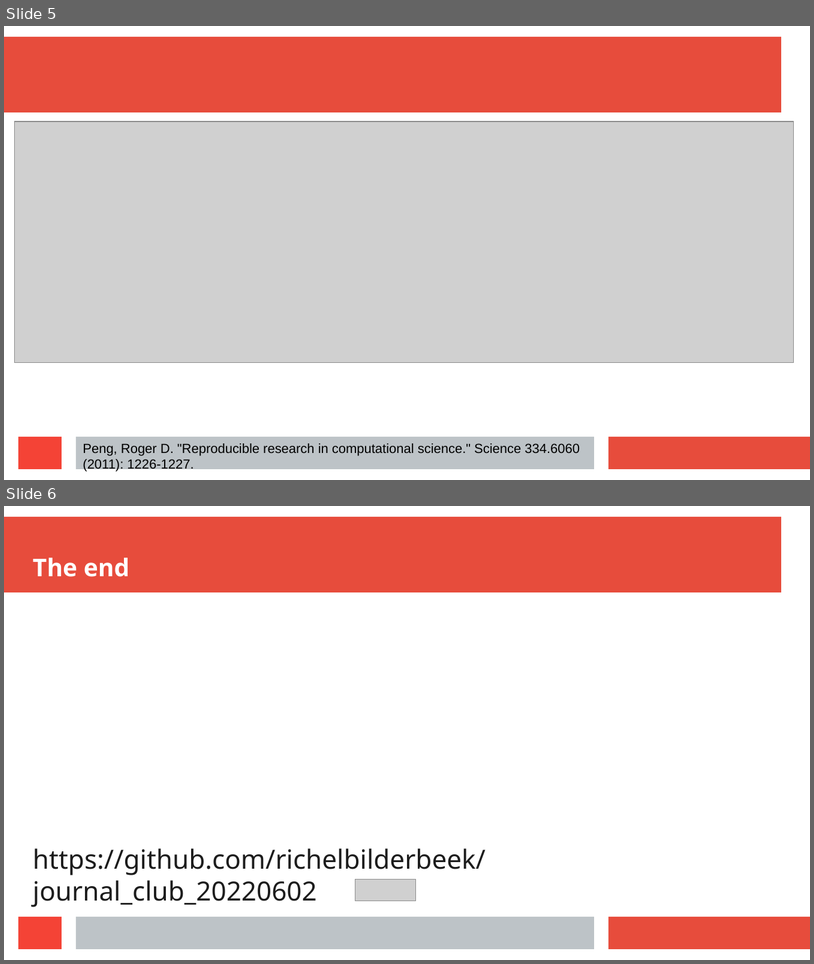
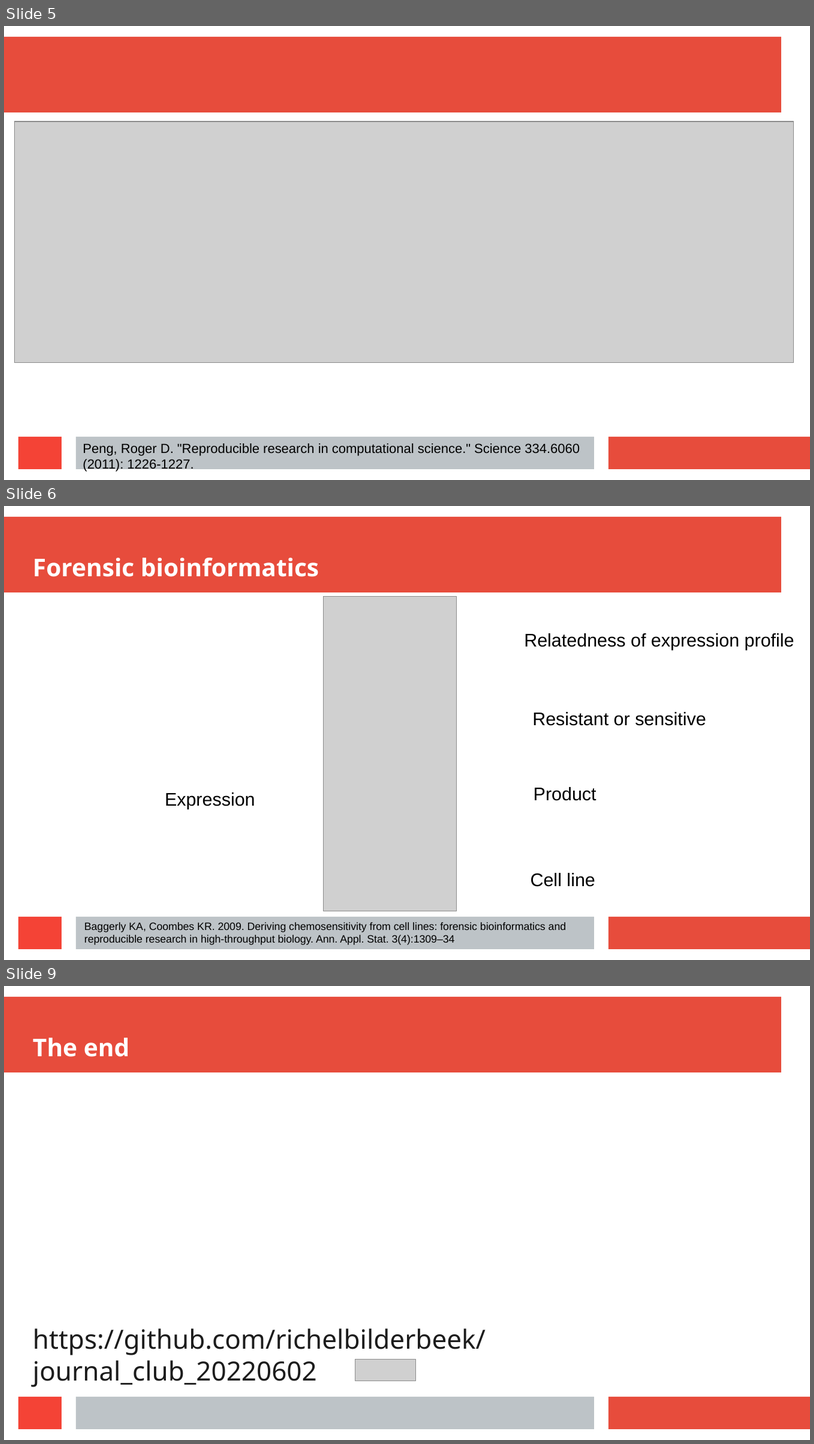
Before and after one commit to richelbilderbeek/journal_club_20220602, a slide deck: journal_club_20220602.odp. Shown one above the other, each under a label of ours: slides 5 and 6 before the commit, slides 5, 6 and 9 after it; the slides between them are not shown. The pictures are 814x964 and 814x1444 pixels, drawn with LibreOffice and Linux fonts; fonts in the diff are those of the drawing; grey boxes stand for pictures. Boxes give left, top, right and bottom in pixels: in the first picture for what was removed or moved away, otherwise in the second. Text is boxed around its words. In the diff, an @@ line names an element or a change of style, - is before the commit and + after.

Commit message:
Add Baggerly and Fermat

```diff
--- a/journal_club_20220602.odp
+++ b/journal_club_20220602.odp
@@ slide 6 added at (x1=4, y1=506, x2=810, y2=960), background #FFFFFF; not listed: 4 template elements that a slide beside it also shows @@
@@ title added at (x1=33, y1=558, x2=319, y2=577), 24 pt, text #FFFFFF, bold @@
+Forensic bioinformatics
@@ picture added at (x1=324, y1=597, x2=458, y2=912) @@
@@ text added at (x1=524, y1=633, x2=795, y2=649), 18 pt, text #000000 @@
+Relatedness of expression profile
@@ text added at (x1=533, y1=712, x2=706, y2=726), 18 pt, text #000000 @@
+Resistant or sensitive
@@ text added at (x1=165, y1=792, x2=255, y2=809), 18 pt, text #000000 @@
+Expression
@@ text added at (x1=534, y1=787, x2=597, y2=801), 18 pt, text #000000 @@
+Product
@@ text added at (x1=531, y1=873, x2=595, y2=886), 18 pt, text #000000 @@
+Cell line
@@ text added at (x1=84, y1=922, x2=567, y2=945), 10.5 pt, text #000000 @@
+Baggerly KA, Coombes KR. 2009. Deriving chemosensitivity from cell lines: forensic bioinformatics and
+reproducible research in high-throughput biology. Ann. Appl. Stat. 3(4):1309–34
@@ what was slide 6 is now slide 9 @@
```
Also in this commit, not shown: 1 slide changed, 2 other slides added, 2 other files.
